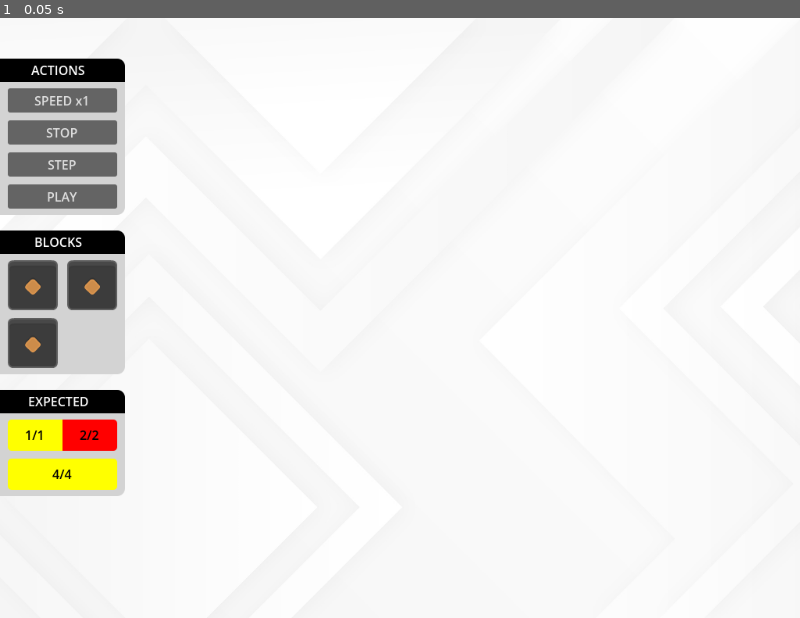
Above: before the commit, frame 1.
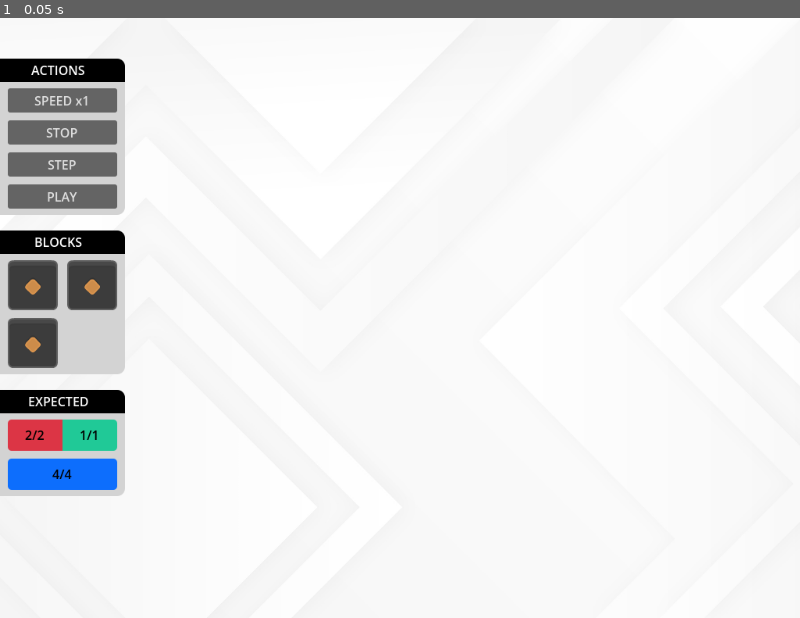
Above: after the commit, the same moment.

Repository: ricoapon/planet-cell
Game: Godot game, scene res://Scenes/screens/EditGridScreen.tscn
Same seed, same stepped clock (60 frames per second), same inputs: the game is played once before the commit and once after it. This scene is started directly instead of the project's main scene.
Inputs:
- Up to frame 1 (0.05 s): no input

The runs differ from the first frame. In frame 1, 1.5% of the frame differs, in the area x 0-15%, y 66-79%.

Commit message:
Use nicer colors

Diff:
--- a/Scenes/components/blocks/DraggableBlock.gd
+++ b/Scenes/components/blocks/DraggableBlock.gd
@@ -23,7 +23,7 @@
 		AbstractBlock.Type.SPLIT:
 			return SplitBlock.new()
 		AbstractBlock.Type.OUTPUT:
-			return OutputBlock.new(SingleOutput.OutputColor.YELLOW)
+			return OutputBlock.new(SingleOutput.OutputColor.RED)
 		_:
 			push_error("Found block type that is not updated in enum", block_type)
 			return null
--- a/Scenes/components/output/SingleColorView.gd
+++ b/Scenes/components/output/SingleColorView.gd
@@ -1,11 +1,10 @@
 class_name SingleColorView
 extends Panel
 
-const OUTPUT_TO_COLOR: Dictionary[SingleOutput.OutputColor, Color] = {
-	SingleOutput.OutputColor.YELLOW: Color.YELLOW,
-	SingleOutput.OutputColor.RED: Color.RED,
-	SingleOutput.OutputColor.BLUE: Color.BLUE,
-	SingleOutput.OutputColor.GREEN: Color.GREEN
+var OUTPUT_TO_COLOR: Dictionary[SingleOutput.OutputColor, Color] = {
+	SingleOutput.OutputColor.RED: Color.html("#dc3545"),
+	SingleOutput.OutputColor.BLUE: Color.html("#0d6efd"),
+	SingleOutput.OutputColor.GREEN: Color.html("#20c997")
 }
 
 const CORNER_RADIUS = 5
--- a/Scenes/screens/EditGridScreen.gd
+++ b/Scenes/screens/EditGridScreen.gd
@@ -2,10 +2,10 @@
 
 func _ready():
 	var row1 = SingleOutput.new()
-	row1.add_color(SingleOutput.OutputColor.YELLOW, 1)
+	row1.add_color(SingleOutput.OutputColor.GREEN, 1)
 	row1.add_color(SingleOutput.OutputColor.RED, 2)
 	var row2 = SingleOutput.new()
-	row2.add_color(SingleOutput.OutputColor.YELLOW, 4)
+	row2.add_color(SingleOutput.OutputColor.BLUE, 4)
 	var ordered_output = OrderedOutput.new()
 	ordered_output.next_row()
 	ordered_output.add_output_to_current_row(row1)
--- a/Scenes/screens/EditGridScreen.tscn
+++ b/Scenes/screens/EditGridScreen.tscn
@@ -22,18 +22,11 @@
 texture = ExtResource("1_r23i0")
 expand_mode = 1
 
-[node name="GridView" parent="." instance=ExtResource("5_npwm7")]
-offset_left = 265.0
-offset_top = 37.0
-offset_right = 983.0
-offset_bottom = 737.0
-script = null
-
 [node name="VBoxContainer" type="VBoxContainer" parent="."]
 layout_mode = 0
 offset_top = 52.0
-offset_right = 140.0
-offset_bottom = 352.0
+offset_right = 160.0
+offset_bottom = 522.0
 theme_override_constants/separation = 20
 
 [node name="ActionsSidePanel" parent="VBoxContainer" instance=ExtResource("2_4v46g")]
@@ -85,6 +78,13 @@
 [node name="OrderedOutputView" parent="VBoxContainer/ExpectedSidePanel/VBoxContainer/MarginContainer/VBoxContainer" index="0" instance=ExtResource("6_jvhwy")]
 layout_mode = 2
 
+[node name="GridView" parent="." instance=ExtResource("5_npwm7")]
+offset_left = 265.0
+offset_top = 37.0
+offset_right = 983.0
+offset_bottom = 737.0
+script = null
+
 [editable path="VBoxContainer/ActionsSidePanel"]
 [editable path="VBoxContainer/BlocksSidePanel"]
 [editable path="VBoxContainer/ExpectedSidePanel"]
--- a/scripts/logic/output/SingleOutput.gd
+++ b/scripts/logic/output/SingleOutput.gd
@@ -2,7 +2,6 @@
 extends RefCounted
 
 enum OutputColor {
-	YELLOW,
 	RED,
 	BLUE,
 	GREEN,
